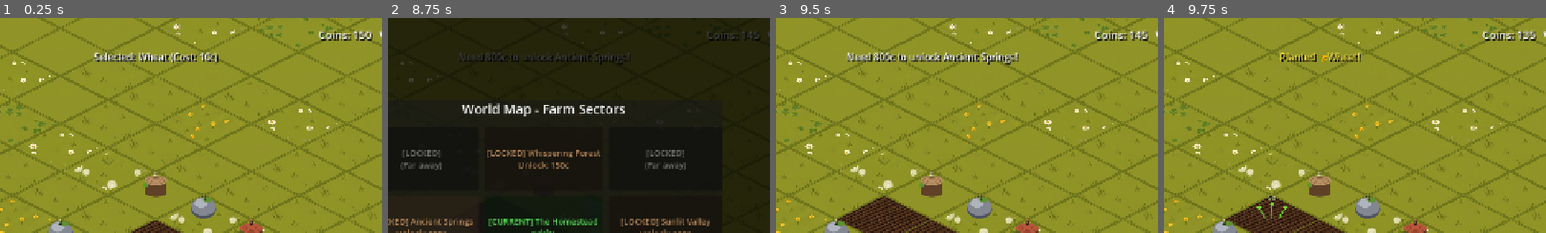
Above: before the commit, frames 1-4 (left to right).
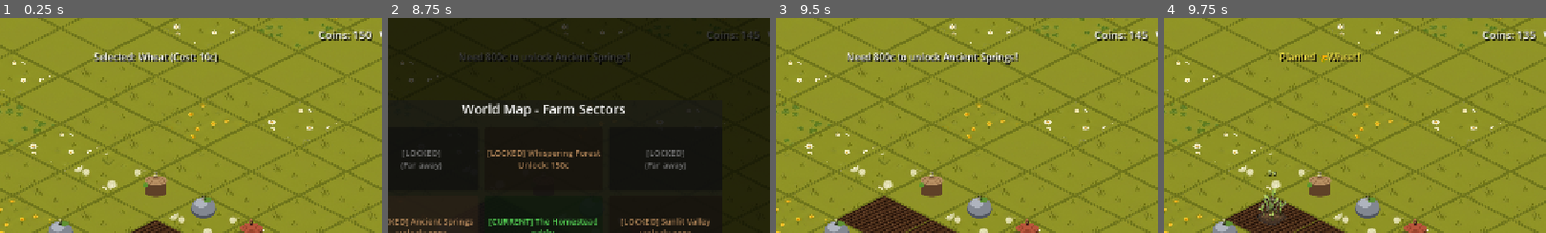
Above: after the commit, the same moments.

Repository: ShootyQ/FarmingApp
Game: Godot game, scene res://scenes/main.tscn
Same seed, same stepped clock (60 frames per second), same inputs: the game is played once before the commit and once after it.
Inputs (mouse positions are % of the whole screen's width and height, from its top left):
- Up to frame 1 (0.25 s): no input
- Up to frame 2 (8.75 s): click (50, 42) at 0.52 s; click "World Map" at 1.25 s; click "Wheat 10c" at 2 s; click "Carrot 25c" at 2.75 s; click "Strawberry 60c" at 3.5 s; click "Pumpkin 150c" at 4.25 s; click "Wooden Tools Upgrade: 200c 20…" at 5 s; click "[LOCKED] (Far away)" at 5.75 s; click "[LOCKED] Whispering Forest Un…" at 6.5 s; click "[LOCKED] (Far away)" at 7.25 s; click "[LOCKED] Ancient Springs Unlo…" at 8 s
- Up to frame 3 (9.5 s): click "[CURRENT] The Homestead [Visi…" at 8.75 s
- Up to frame 4 (9.75 s): click (50, 42) at 9.52 s
The pictures show only the part of the screen within x 30-80%, y 0-50%; the shares and areas given below are measured in that part.

Frames 1-3 are identical in both runs. In frame 4, 0.6% of the frame differs, in the area x 24-33%, y 70-97%.

Commit message:
Add full 5-stage authentic wheat crop growth phases and dynamic real-time growth rendering

Diff:
--- a/scripts/main.gd
+++ b/scripts/main.gd
@@ -34,9 +34,13 @@
 ]
 var tex_soil = preload("res://assets/tiles/iso_soil_flat.png")
 
-var tex_sprout = preload("res://assets/objects/sprout.png")
-var tex_crop_mid = preload("res://assets/objects/crop_mid.png")
-var tex_wheat = preload("res://assets/objects/wheat_mature.png")
+# Wheat growth stages
+var tex_wheat_sprout = preload("res://assets/objects/wheat_sprout.png")
+var tex_wheat_growing = preload("res://assets/objects/wheat_growing.png")
+var tex_wheat_heading = preload("res://assets/objects/wheat_heading.png")
+var tex_wheat_mature = preload("res://assets/objects/wheat_mature.png")
+var tex_wheat_legendary = preload("res://assets/objects/wheat_legendary.png")
+
 var tex_carrot = preload("res://assets/objects/carrot_mature.png")
 var tex_berry = preload("res://assets/objects/berry_mature.png")
 var tex_stump = preload("res://assets/objects/stump.png")
@@ -365,40 +369,71 @@
 				obj_sprite.visible = true
 				var now = Time.get_unix_time_from_system()
 				var elapsed = now - tile.get("plant_time", now)
-				var pct = elapsed / max(1.0, tile.get("grow_duration", 1.0))
-
-				if pct < 0.5:
-					obj_sprite.texture = tex_sprout
+				var total = max(1.0, tile.get("grow_duration", 1.0))
+				var pct = elapsed / total
+				var crop_id = tile.get("crop", "wheat")
+
+				if crop_id == "wheat":
+					obj_sprite.offset = Vector2(0, -96)
+					badge.position = Vector2(-50, -90)
+					if pct < 0.33:
+						obj_sprite.texture = tex_wheat_sprout
+					elif pct < 0.66:
+						obj_sprite.texture = tex_wheat_growing
+					else:
+						obj_sprite.texture = tex_wheat_heading
 				else:
-					obj_sprite.texture = tex_crop_mid
+					obj_sprite.offset = Vector2(0, -32)
+					badge.position = Vector2(-50, -48)
+					if pct < 0.5:
+						obj_sprite.texture = tex_wheat_sprout
+					else:
+						obj_sprite.texture = tex_wheat_growing
+
 				obj_sprite.modulate = Color.WHITE
-
-				var remain = max(0.0, tile.get("grow_duration", 0.0) - elapsed)
+				var remain = max(0.0, total - elapsed)
 				badge.text = "%ds" % ceil(remain)
 				badge.modulate = Color(0.9, 1.0, 0.7, 1.0)
 
 			elif state == "ready":
 				obj_sprite.visible = true
-				var crop_id = tile["crop"]
+				var crop_id = tile.get("crop", "wheat")
+				var is_mut = tile.get("is_mutated", false)
+
 				match crop_id:
 					"wheat":
-						obj_sprite.texture = tex_wheat
+						obj_sprite.offset = Vector2(0, -96)
+						badge.position = Vector2(-50, -112)
+						if is_mut:
+							obj_sprite.texture = tex_wheat_legendary
+							obj_sprite.modulate = Color.WHITE
+							badge.text = "★GOLDEN!★ (+%dc)" % GameData.CROPS[crop_id]["mutated_reward"]
+							badge.modulate = Color(1.0, 0.88, 0.2, 1.0)
+						else:
+							obj_sprite.texture = tex_wheat_mature
+							obj_sprite.modulate = Color.WHITE
+							badge.text = "HARVEST! (+%dc)" % GameData.CROPS[crop_id]["reward"]
+							badge.modulate = Color(1.0, 1.0, 0.4, 1.0)
 					"carrot":
+						obj_sprite.offset = Vector2(0, -32)
+						badge.position = Vector2(-50, -48)
 						obj_sprite.texture = tex_carrot
+						obj_sprite.modulate = Color.WHITE
+						badge.text = "HARVEST! (+%dc)" % GameData.CROPS[crop_id]["reward"]
+						badge.modulate = Color(1.0, 1.0, 0.4, 1.0)
 					"strawberry":
+						obj_sprite.offset = Vector2(0, -32)
+						badge.position = Vector2(-50, -48)
 						obj_sprite.texture = tex_berry
+						obj_sprite.modulate = Color.WHITE
+						badge.text = "HARVEST! (+%dc)" % GameData.CROPS[crop_id]["reward"]
+						badge.modulate = Color(1.0, 1.0, 0.4, 1.0)
 					_:
-						obj_sprite.texture = tex_wheat
-
-				var is_mut = tile.get("is_mutated", false)
-				if is_mut:
-					obj_sprite.modulate = Color(1.3, 1.15, 0.3)
-					badge.text = "GOLDEN! (+%dc)" % GameData.CROPS[crop_id]["mutated_reward"]
-					badge.modulate = Color(1.0, 0.88, 0.2, 1.0)
-				else:
-					obj_sprite.modulate = Color.WHITE
-					badge.text = "HARVEST! (+%dc)" % GameData.CROPS[crop_id]["reward"]
-					badge.modulate = Color(1.0, 1.0, 0.4, 1.0)
+						obj_sprite.offset = Vector2(0, -96)
+						obj_sprite.texture = tex_wheat_mature
+						obj_sprite.modulate = Color.WHITE
+						badge.text = "HARVEST!"
+						badge.modulate = Color.WHITE
 
 func _update_active_crop_labels():
 	var tiles = GameState.sector_tiles.get(GameState.current_sector_coord, [])
@@ -407,13 +442,30 @@
 		var tile = tiles[i]
 		if tile.get("type") == "soil" and tile.get("state") == "growing":
 			var elapsed = now - tile.get("plant_time", now)
-			var remain = max(0.0, tile.get("grow_duration", 0.0) - elapsed)
+			var total = max(1.0, tile.get("grow_duration", 1.0))
+			var remain = max(0.0, total - elapsed)
 			if remain <= 0.0:
 				tile["state"] = "ready"
 				_render_plot(i)
 			else:
-				var badge = plot_nodes[i].get_node("Badge") as Label
+				var node = plot_nodes[i]
+				var badge = node.get_node("Badge") as Label
 				badge.text = "%ds" % ceil(remain)
+
+				# Update visual growth phase in real time
+				var crop_id = tile.get("crop", "wheat")
+				var pct = elapsed / total
+				var obj_sprite = node.get_node("ObjectSprite") as Sprite2D
+				if crop_id == "wheat":
+					if pct < 0.33:
+						if obj_sprite.texture != tex_wheat_sprout:
+							obj_sprite.texture = tex_wheat_sprout
+					elif pct < 0.66:
+						if obj_sprite.texture != tex_wheat_growing:
+							obj_sprite.texture = tex_wheat_growing
+					else:
+						if obj_sprite.texture != tex_wheat_heading:
+							obj_sprite.texture = tex_wheat_heading
 
 func _refresh_map_grid():
 	var idx = 0
Binary file added: assets/objects/wheat_growing.png
Not shown, added: assets/objects/wheat_growing.png.import
Binary file added: assets/objects/wheat_heading.png
Not shown, added: assets/objects/wheat_heading.png.import
Binary file added: assets/objects/wheat_legendary.png
Not shown, added: assets/objects/wheat_legendary.png.import
Binary file changed: assets/objects/wheat_mature.png
Binary file added: assets/objects/wheat_sprout.png
Not shown, added: assets/objects/wheat_sprout.png.import
